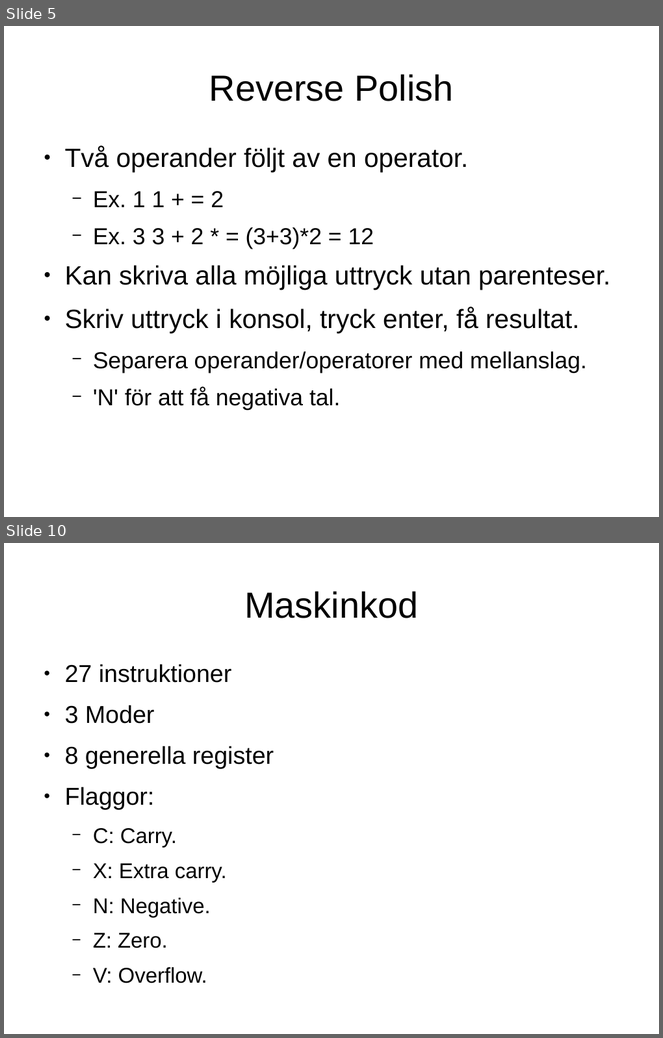
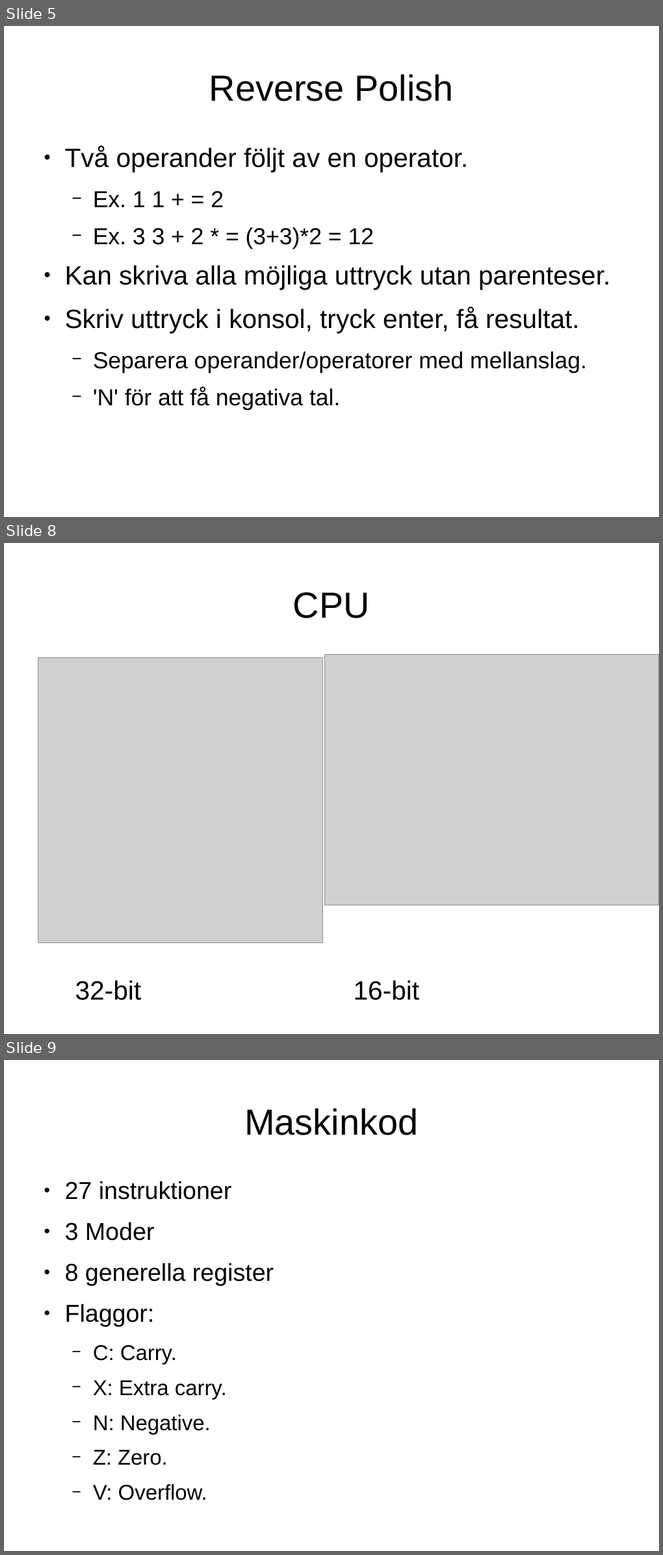
Before and after one commit to Jethro95/TSEA83_Graphing_Calculator, a slide deck: presentation/pp.odp. Shown one above the other, each under a label of ours: slides 5 and 10 before the commit, slides 5, 8 and 9 after it; the slides between them are not shown. The pictures are 663x1038 and 663x1555 pixels, drawn with LibreOffice and Linux fonts; fonts in the diff are those of the drawing; grey boxes stand for pictures. Boxes give left, top, right and bottom in pixels: in the first picture for what was removed or moved away, otherwise in the second. Text is boxed around its words. In the diff, an @@ line names an element or a change of style, - is before the commit and + after.

```diff
--- a/presentation/pp.odp
+++ b/presentation/pp.odp
@@ slide 8 added at box(4, 543, 659, 1034), background #FFFFFF @@
@@ title added at box(293, 592, 370, 618), 44 pt, text #000000 @@
+CPU
@@ picture added at box(38, 658, 323, 943) @@
@@ picture added at box(325, 654, 659, 906) @@
@@ text added at box(76, 980, 420, 1001), 32 pt, text #000000 @@
+32-bit 16-bit
@@ what was slide 10 is now slide 9 @@
```
Also in this commit, not shown: 4 slides changed, 1 other slide added, 4 slides removed, 7 other files.
